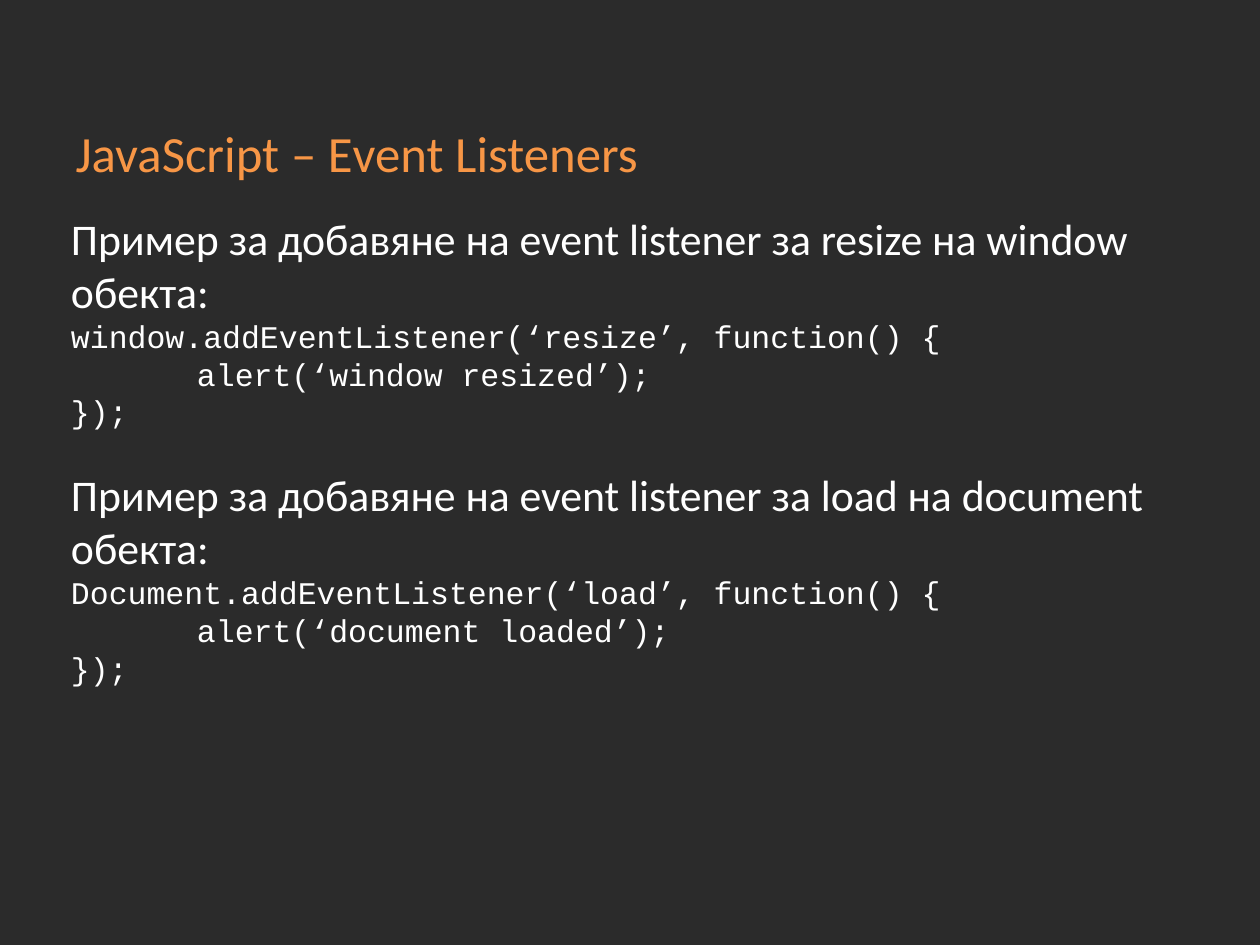
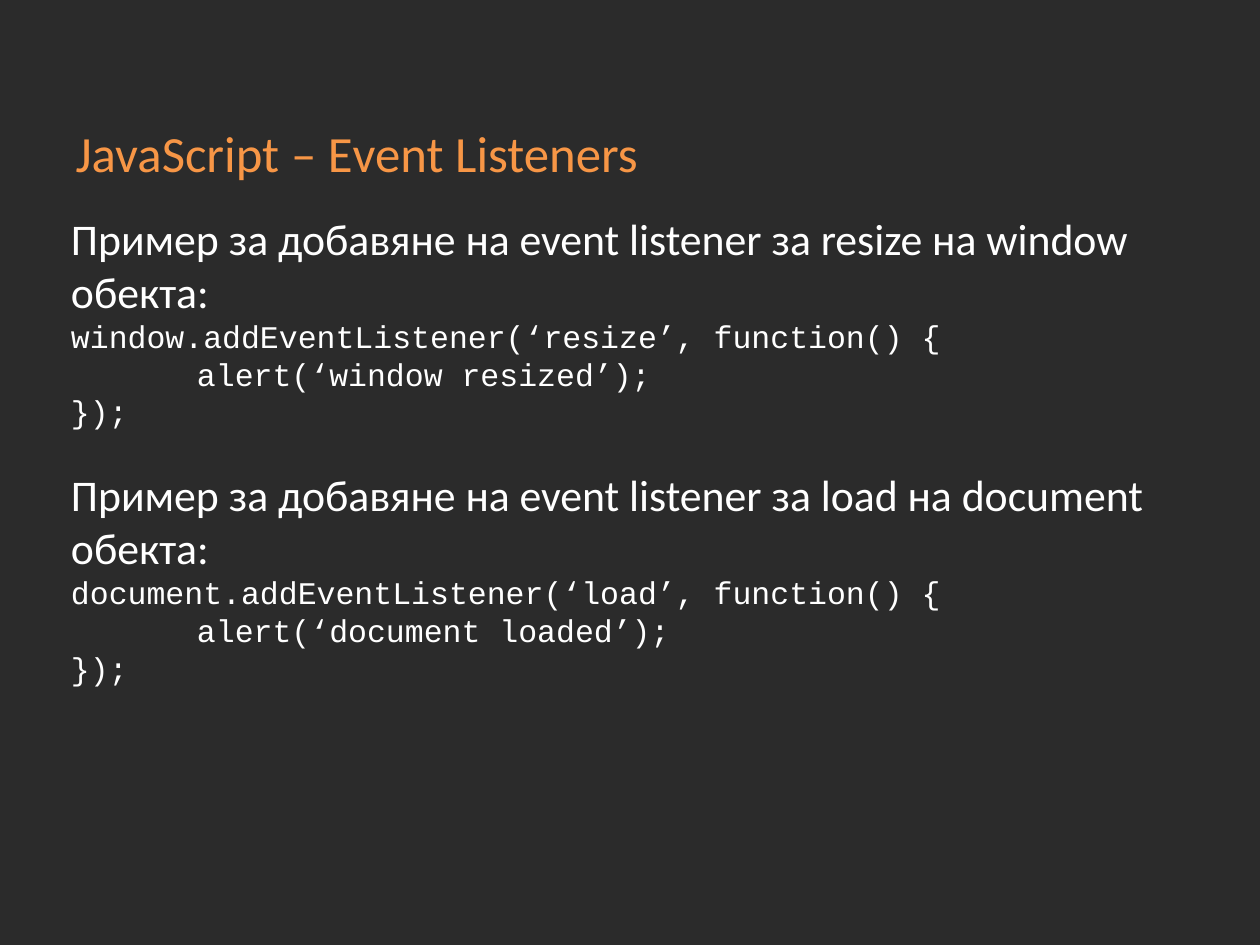
Before and after one commit to Academy-Soft-Intellect/Front-End-Course, a slide deck: slide 70 of 10-JavaScript-Basics.pptx. Drawn at 1260x945 pixels with LibreOffice and Linux fonts; fonts in the diff are those of the drawing; background and template pictures are left out; a plain dark background stands for a picture behind light text. Boxes give left, top, right and bottom in pixels: in the first picture for what was removed or moved away, otherwise in the second. Text is boxed around its words. In the diff, an @@ line names an element or a change of style, - is before the commit and + after.

```diff
--- a/10-JavaScript-Basics.pptx
+++ b/10-JavaScript-Basics.pptx
@@ text at (71, 581, 903, 611): text changed @@
-Document.addEventListener(‘load’, function() {
+document.addEventListener(‘load’, function() {
```
Also in this commit, not shown: 6 other slides changed.
